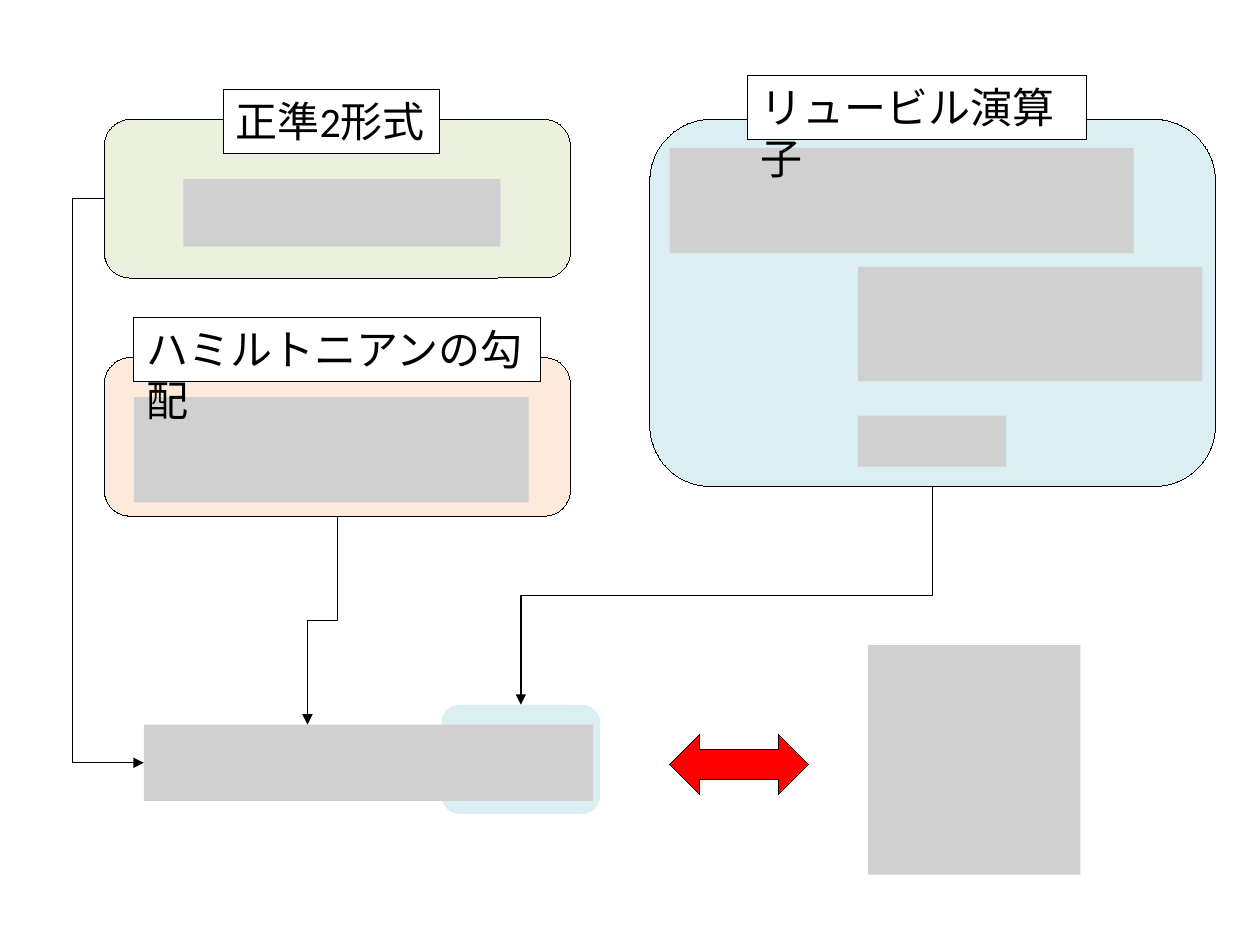
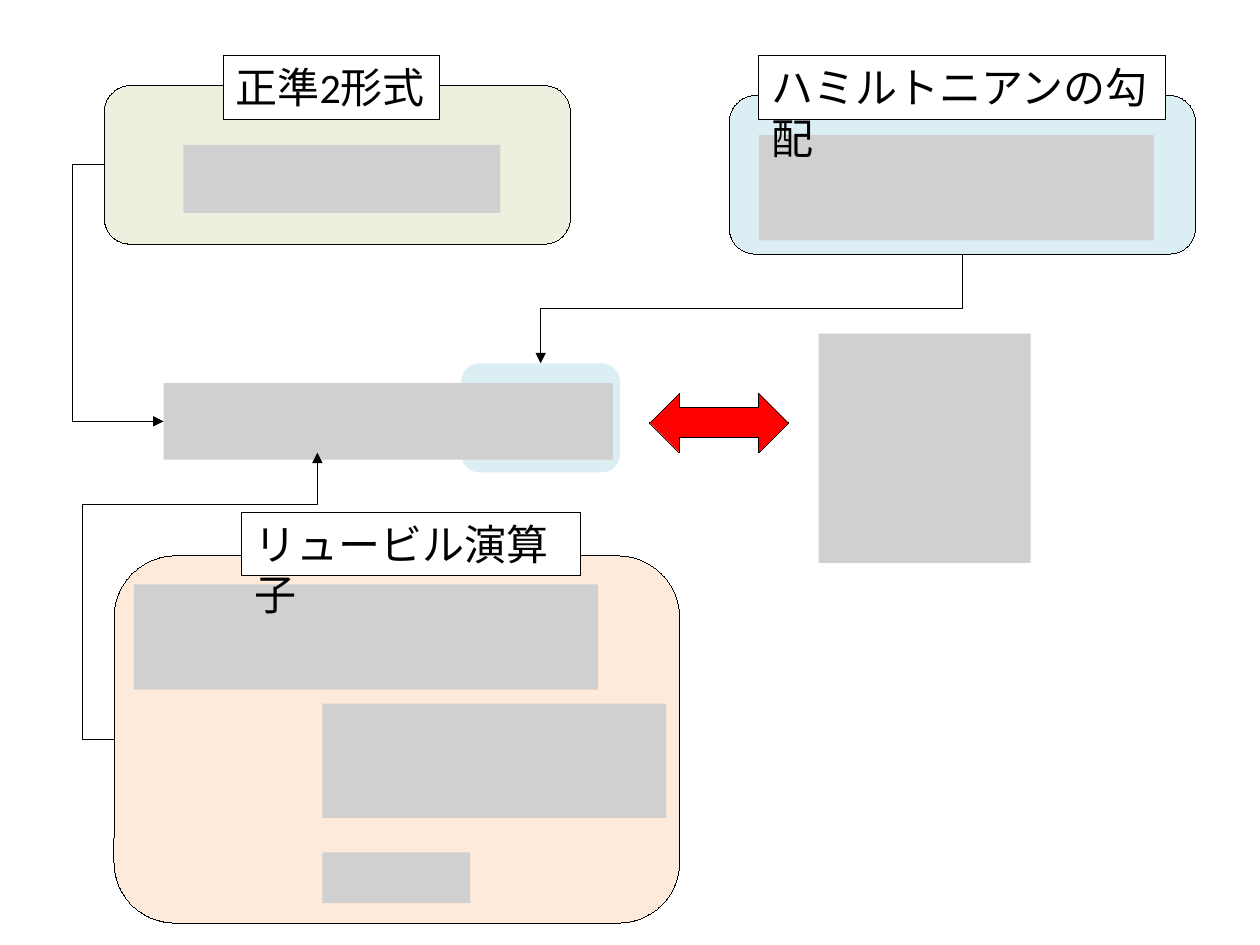
Before and after one commit to kaityo256/classical_mechanics, a slide deck: slide 1 of differential_form/fig/fig.pptx. Drawn at 1260x945 pixels with LibreOffice and Linux fonts; fonts in the diff are those of the drawing; grey boxes stand for pictures. Boxes give left, top, right and bottom in pixels: in the first picture for what was removed or moved away, otherwise in the second. Text is boxed around its words. In the diff, an @@ line names an element or a change of style, - is before the commit and + after.

Commit message:
:memo: updates figure

```diff
--- a/differential_form/fig/fig.pptx
+++ b/differential_form/fig/fig.pptx
@@ rectangle "ハミルトニアンの勾配": place and size @@
-rectangle "ハミルトニアンの勾配" at bbox=[134, 318, 541, 381]
+rectangle "ハミルトニアンの勾配" at bbox=[759, 55, 1166, 118]
@@ rounded rectangle: place and size @@
-rounded rectangle at bbox=[105, 358, 571, 517]
+rounded rectangle at bbox=[730, 96, 1196, 255]
@@ rounded rectangle at bbox=[730, 96, 1196, 255]: fill #FDEADA to #DBEEF4 @@
@@ 1 rectangle, 1 rounded rectangle, 1 picture: place and size @@
-1 rectangle, 1 rounded rectangle, 1 picture at bbox=[105, 89, 571, 278]
+1 rectangle, 1 rounded rectangle, 1 picture at bbox=[105, 55, 571, 244]
@@ picture: place and size @@
-picture at bbox=[669, 147, 1133, 253]
+picture at bbox=[759, 135, 1153, 241]
@@ elbow arrow moved from (105, 199) - (144, 762) to (105, 165) - (164, 421) @@
@@ elbow arrow moved from (338, 517) - (307, 724) to (963, 255) - (541, 363) @@
@@ picture removed at bbox=[858, 267, 1202, 382] @@
@@ picture added at bbox=[819, 334, 1031, 563] @@
@@ picture added at bbox=[164, 383, 614, 460] @@
@@ rounded rectangle: place and size @@
-rounded rectangle at bbox=[164, 724, 233, 794]
+rounded rectangle at bbox=[184, 383, 253, 452]
@@ rounded rectangle: place and size @@
-rounded rectangle at bbox=[243, 724, 372, 794]
+rounded rectangle at bbox=[253, 383, 382, 452]
@@ rounded rectangle: place and size @@
-rounded rectangle at bbox=[441, 704, 600, 814]
+rounded rectangle at bbox=[461, 363, 620, 472]
@@ picture removed at bbox=[134, 397, 528, 503] @@
@@ left right arrow: place and size @@
-left right arrow at bbox=[669, 735, 808, 794]
+left right arrow at bbox=[650, 393, 789, 452]
@@ picture removed at bbox=[858, 416, 1005, 466] @@
@@ elbow arrow moved from (932, 486) - (520, 704) to (115, 740) - (318, 452) @@
@@ rectangle "リュービル演算子": place and size @@
-rectangle "リュービル演算子" at bbox=[747, 76, 1086, 139]
+rectangle "リュービル演算子" at bbox=[242, 512, 581, 575]
@@ rounded rectangle: place and size @@
-rounded rectangle at bbox=[650, 120, 1216, 486]
+rounded rectangle at bbox=[115, 556, 680, 922]
@@ rounded rectangle at bbox=[115, 556, 680, 922]: fill #DBEEF4 to #FDEADA @@
@@ picture added at bbox=[134, 585, 597, 690] @@
@@ picture removed at bbox=[868, 645, 1080, 874] @@
@@ picture added at bbox=[323, 703, 667, 818] @@
@@ picture removed at bbox=[144, 724, 593, 801] @@
@@ picture added at bbox=[323, 852, 470, 902] @@
```
